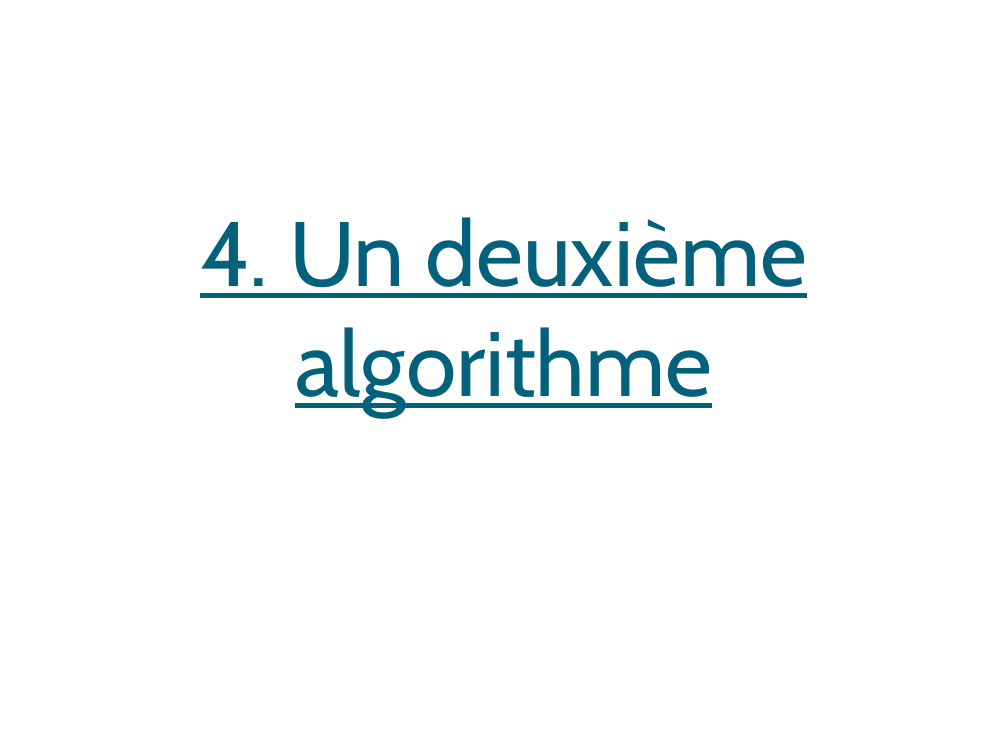
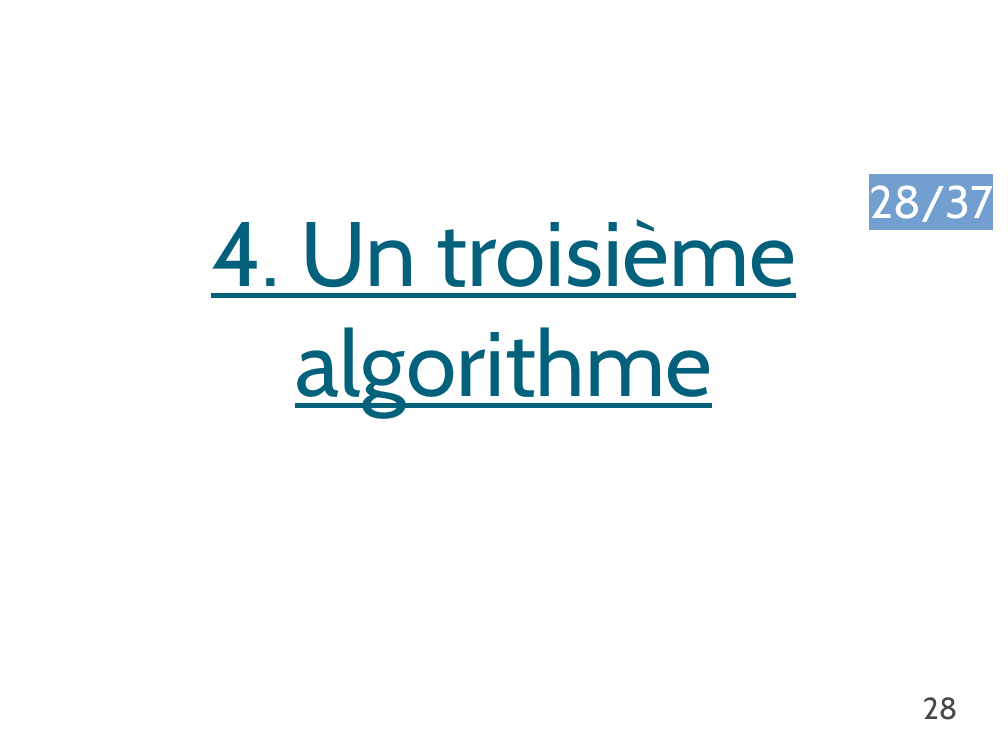
Before and after one commit to Triw-12/hanamikoji_solve, a slide deck: slide 28 of diaporama/Règles.odp (slide 23 before the commit). Drawn at 1008x756 pixels with LibreOffice and Linux fonts; fonts in the diff are those of the drawing; background and template pictures are left out. Boxes give left, top, right and bottom in pixels: in the first picture for what was removed or moved away, otherwise in the second. Text is boxed around its words. In the diff, an @@ line names an element or a change of style, - is before the commit and + after.

```diff
--- a/diaporama/Règles.odp
+++ b/diaporama/Règles.odp
@@ page number added at [869,185,993,222], 36 pt, text #FFFFFF @@
+28/37
@@ subtitle at [211,219,797,416]: text changed @@
-4. Un deuxième algorithme
+4. Un troisième algorithme
@@ page number added at [923,697,958,720], 24 pt, text #484848 @@
+28
```
Also in this commit, not shown: 17 other slides changed, 18 slides added, 12 slides removed, 11 other files.
